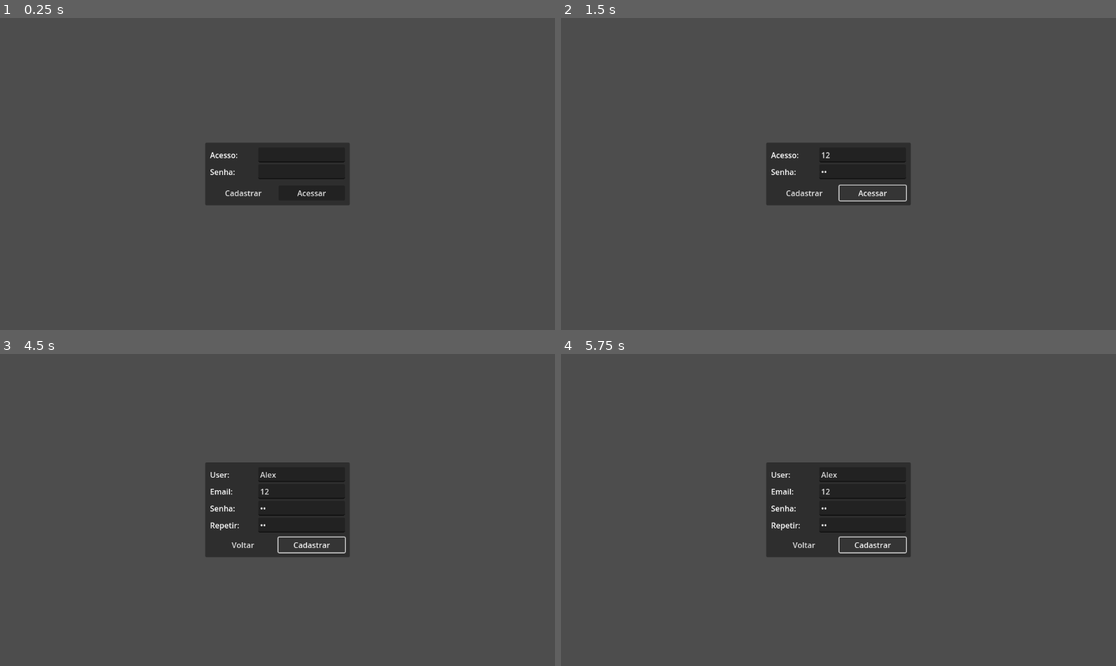
Above: before the commit, frames 1-4 (two rows, left to right).
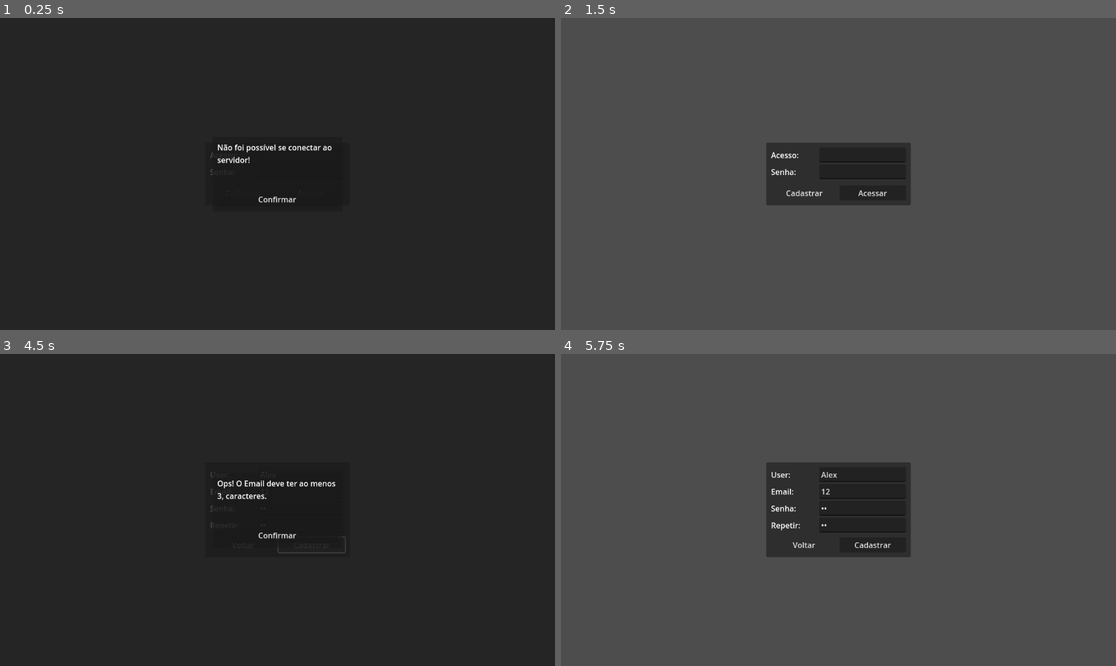
Above: after the commit, the same moments.

Repository: matheusoreis/GodOS
Game: Godot game, scene res://system/scenes/menu/menu.tscn
Same seed, same stepped clock (60 frames per second), same inputs: the game is played once before the commit and once after it.
Inputs (mouse positions are in pixels of both pictures, inside the frame that each line leads up to):
- Up to frame 1 (0.25 s): no input
- Up to frame 2 (1.5 s): click (860, 155) at 0.52 s; type "12" at 0.6 s; click (860, 170) at 0.75 s; type "12" at 0.83 s; click "Acessar" at 1.25 s
- Up to frame 3 (4.5 s): click "Cadastrar" at 2 s; click (299, 475) at 2.77 s; type "Alex" at 2.85 s; click (299, 491) at 3 s; type "12" at 3.08 s; click (299, 506) at 3.23 s; type "12" at 3.32 s; click (299, 525) at 3.52 s; type "12" at 3.6 s; click "Cadastrar" at 4.25 s
- Up to frame 4 (5.75 s): click "Cadastrar" (after the commit: "Confirmar") at 5 s

The runs differ from the first frame. In frame 1, 95% of the frame differs, in the area x 0-100%, y 0-100%; in frame 2, 0.1%; in frame 3, 93%; in frame 4, 0.1%.
Error before the commit: Cannot call method 'instantiate' on a null value. (res://system/utils/alert.gd:9)

Commit message:
Correções do novo diretório

Diff:
--- a/client/system/utils/alert.gd
+++ b/client/system/utils/alert.gd
@@ -5,7 +5,7 @@
 
 
 func show(message: String) -> void:
-	var alert_scene: PackedScene = load("res://database/ui/shared/alert.tscn")
+	var alert_scene: PackedScene = load("res://database/interfaces/shared/alert.tscn")
 	alert = alert_scene.instantiate()
 	alert.add_message(message)
 
--- a/client/system/utils/confirmation.gd
+++ b/client/system/utils/confirmation.gd
@@ -8,7 +8,7 @@
 
 
 func show(message: String) -> void:
-	var alert_scene: PackedScene = load("res://database/ui/shared/confirmation.tscn")
+	var alert_scene: PackedScene = load("res://database/interfaces/shared/confirmation.tscn")
 	confirmation = alert_scene.instantiate()
 	confirmation.add_message(message)
 
